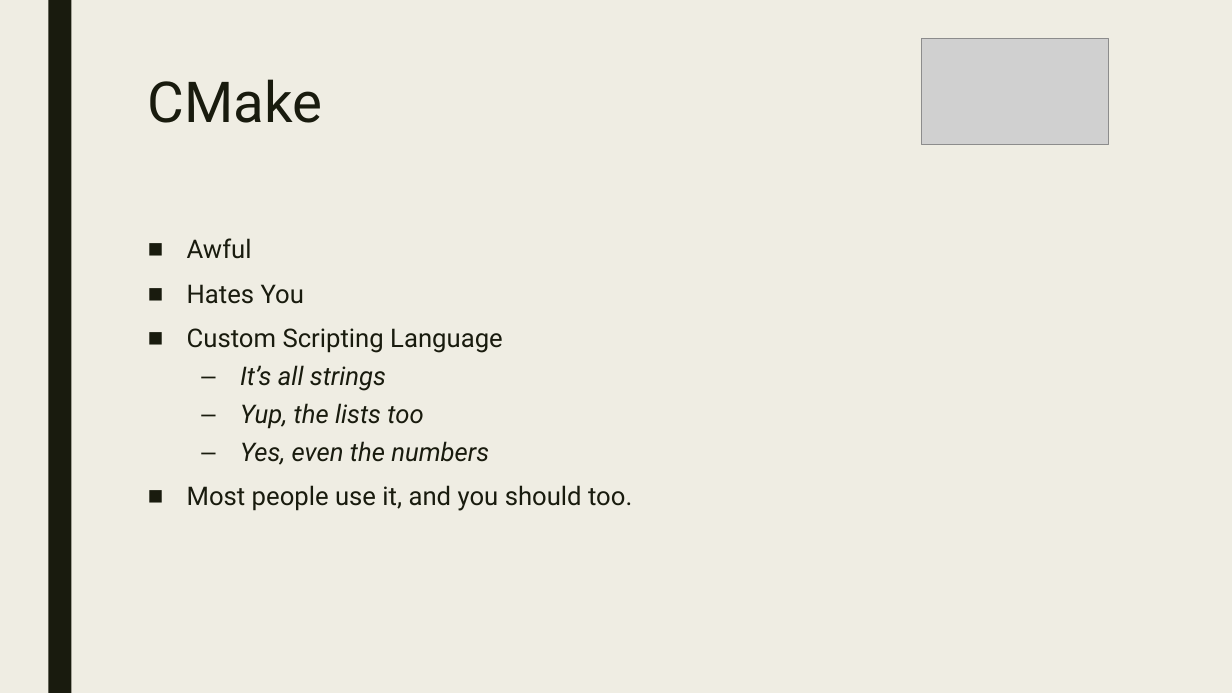
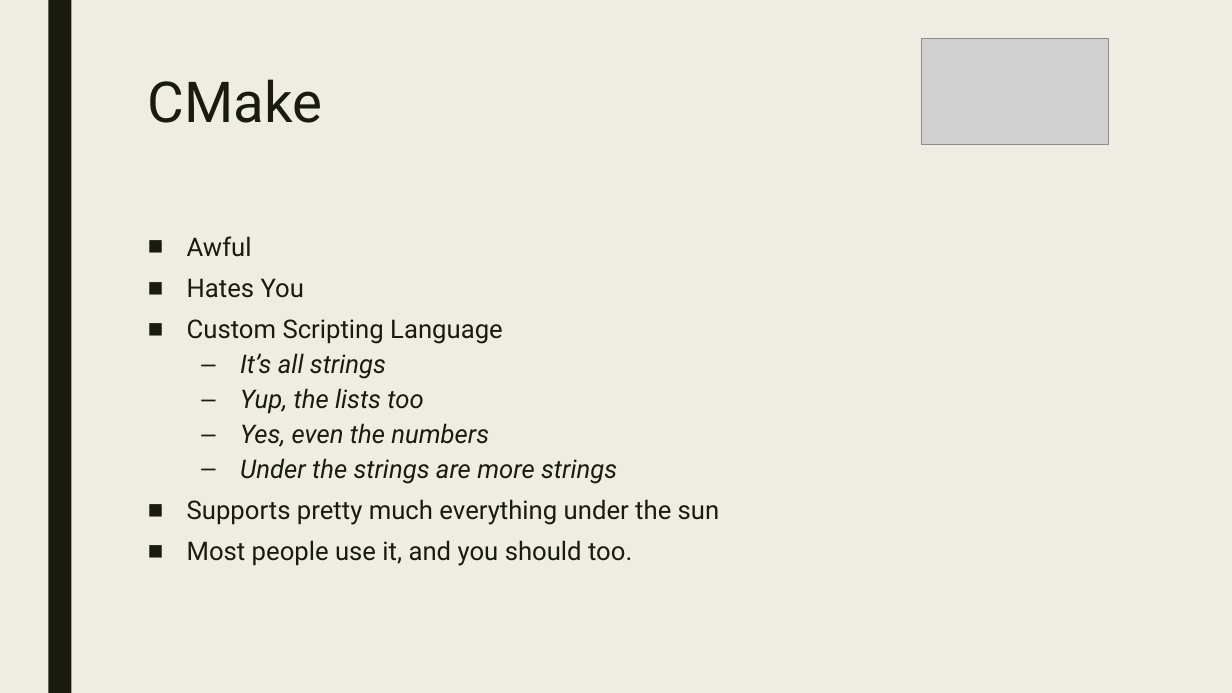
Before and after one commit to playmer/CMakePresentation, a slide deck: slide 9 of PreBuild Systems.pptx. Drawn at 1232x693 pixels with LibreOffice and Linux fonts; fonts in the diff are those of the drawing; grey boxes stand for pictures. Boxes give left, top, right and bottom in pixels: in the first picture for what was removed or moved away, otherwise in the second. Text is boxed around its words. In the diff, an @@ line names an element or a change of style, - is before the commit and + after.

```diff
--- a/PreBuild Systems.pptx
+++ b/PreBuild Systems.pptx
@@ text at (x1=187, y1=236, x2=632, y2=566): line spacing 0.94 to 0.84 @@
@@ text at (x1=187, y1=458, x2=720, y2=525): paragraphs added @@
+  – Under the strings are more strings
+■ Supports pretty much everything under the sun
```
Also in this commit, not shown: 10 other slides changed, 10 slides added, 1 slide removed.
